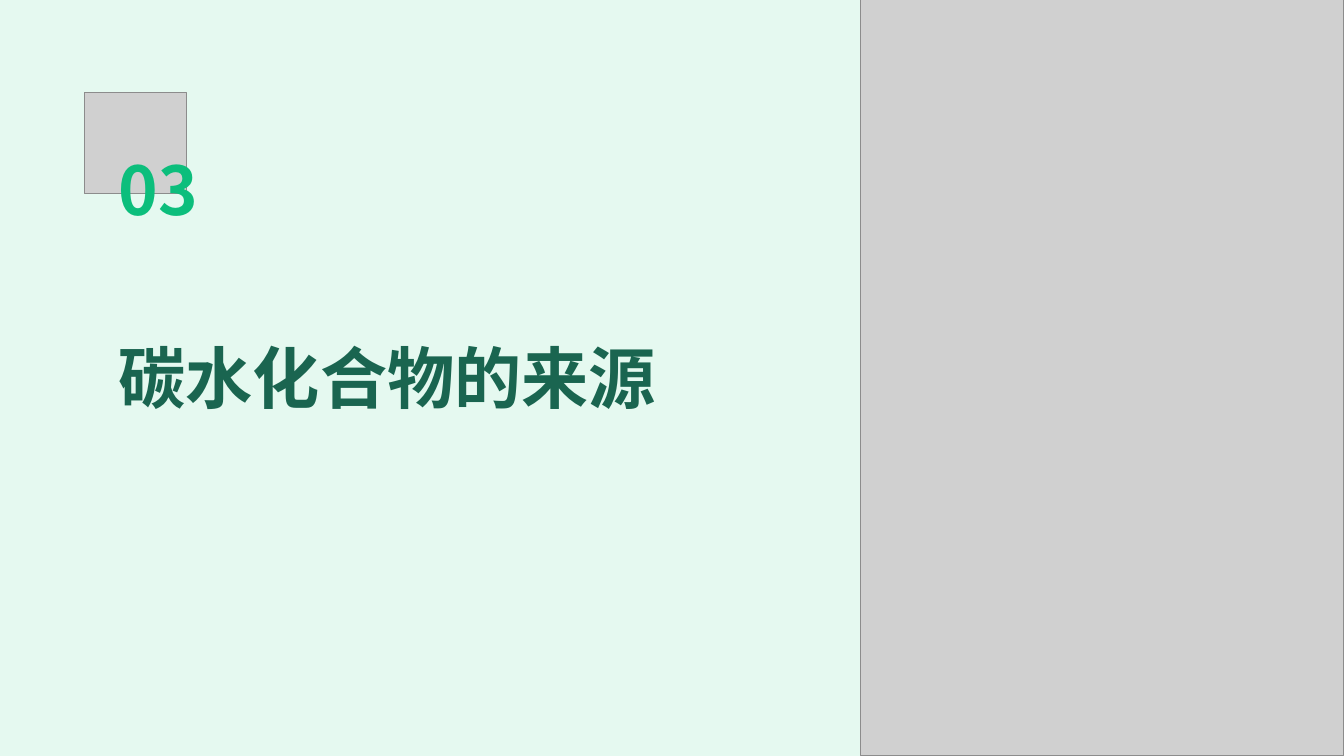
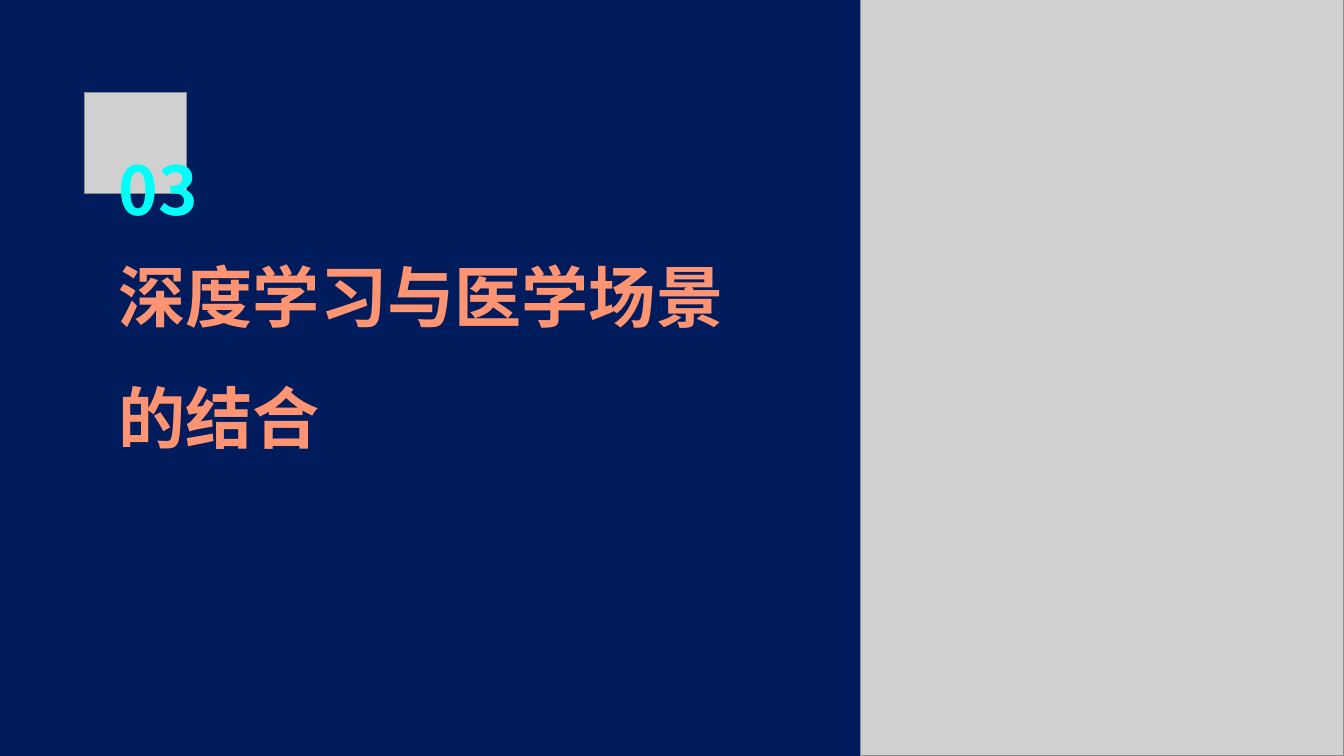
Before and after one commit to FlashLizard/Intelligent_Learning_Platform, a slide deck: slide 9 of src/generate_ppt/generate_ppt/ppttmp.ppt. Drawn at 1344x756 pixels with LibreOffice and Linux fonts; fonts in the diff are those of the drawing; grey boxes stand for pictures. Boxes give left, top, right and bottom in pixels: in the first picture for what was removed or moved away, otherwise in the second. Text is boxed around its words. In the diff, an @@ line names an element or a change of style, - is before the commit and + after.

```diff
--- a/src/generate_ppt/generate_ppt/ppttmp.ppt
+++ b/src/generate_ppt/generate_ppt/ppttmp.ppt
@@ background #E5F9F0 to #001C5C @@
@@ text "03" at bbox=[119, 146, 198, 231]: text colour #0CBE7C to #00FFF8 @@
@@ text at bbox=[119, 264, 724, 449]: text changed; text colour #1A6550 to #FE9471 @@
-碳水化合物的来源
+深度学习与医学场景的结合
```
Also in this commit, not shown: 6 other slides changed, 5 slides added, 17 slides removed, 29 other files.
